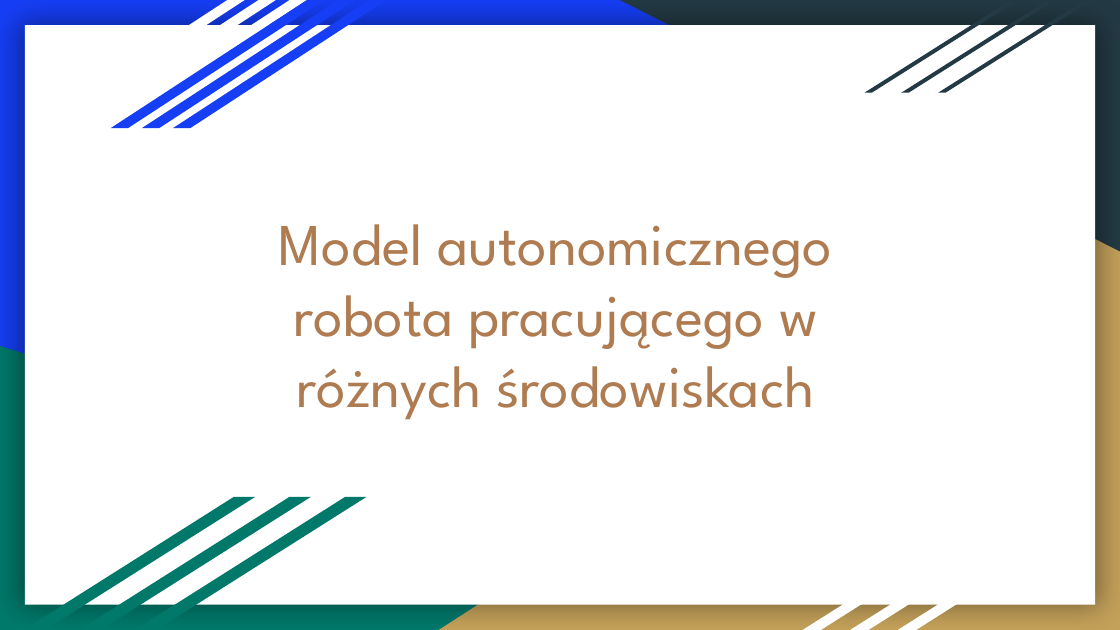
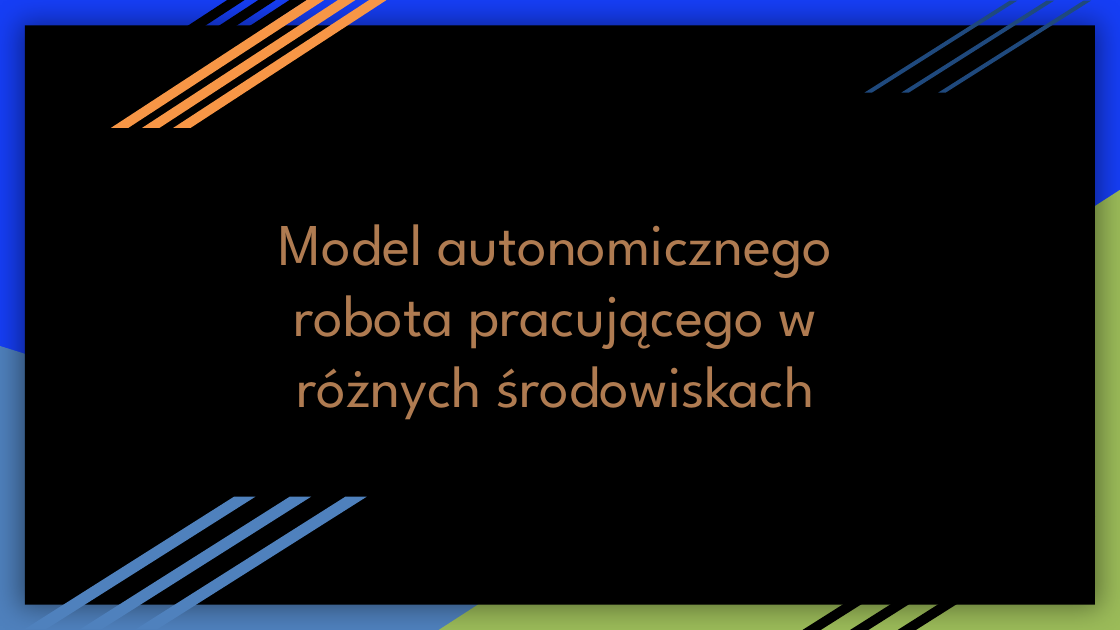
Before and after one commit to daniel1414/TASISPD, a slide deck: slide 1 of Model_robota.pptx. Drawn at 1120x630 pixels with LibreOffice and Linux fonts; fonts in the diff are those of the drawing. Boxes give left, top, right and bottom in pixels: in the first picture for what was removed or moved away, otherwise in the second. Text is boxed around its words. In the diff, an @@ line names an element or a change of style, - is before the commit and + after.

```diff
--- a/Model_robota.pptx
+++ b/Model_robota.pptx
@@ fill #FFFFFF to #000000 in 7 elements at (94, 0, 307, 128), (63, 0, 276, 128), (31, 0, 244, 128), (898, 516, 1095, 629), (850, 516, 1047, 629), (803, 516, 1000, 629), (25, 26, 1095, 605) @@
@@ fill #163EF5 to #F79646 in 3 elements at (174, 0, 386, 128), (142, 0, 355, 128), (111, 0, 324, 128) @@
@@ right triangle removed at (619, 0, 1120, 251) @@
@@ fill #233A44 to #1F497D in 3 elements at (939, 1, 1092, 93), (902, 1, 1055, 93), (865, 1, 1018, 93) @@
@@ right triangle at (439, 190, 1120, 630): fill #C4A15A to #9BBB59 @@
@@ fill #00796B to #4F81BD in 4 elements at (0, 346, 903, 630), (136, 497, 366, 629), (80, 497, 310, 629), (25, 497, 255, 629) @@
```
Also in this commit, not shown: 6 other slides changed, 7 slides added, 6 slides removed, 3 other files.
